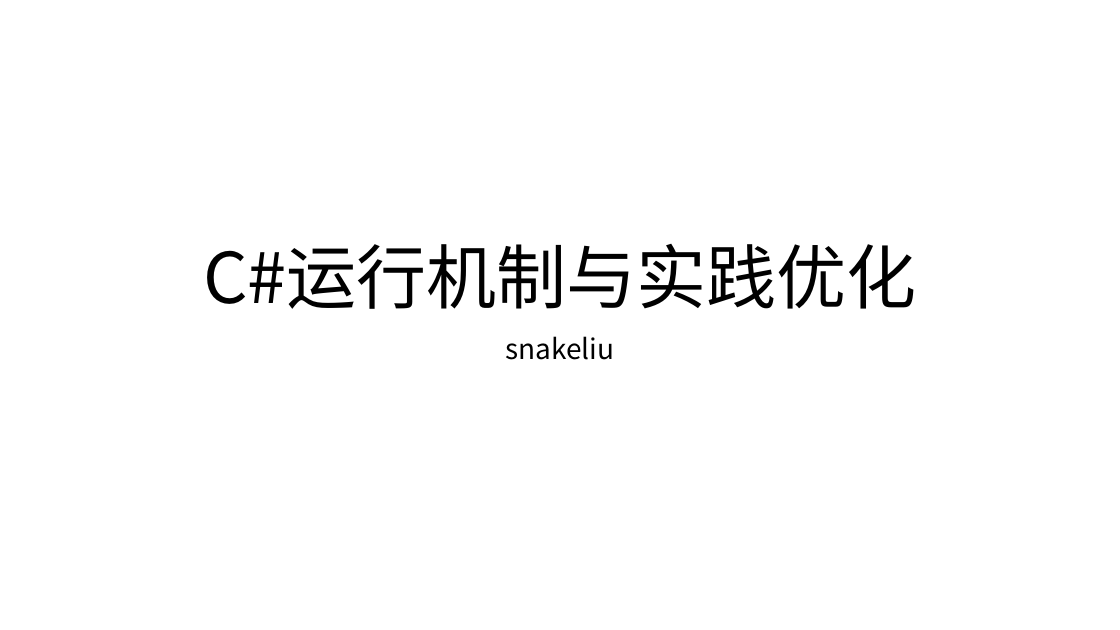
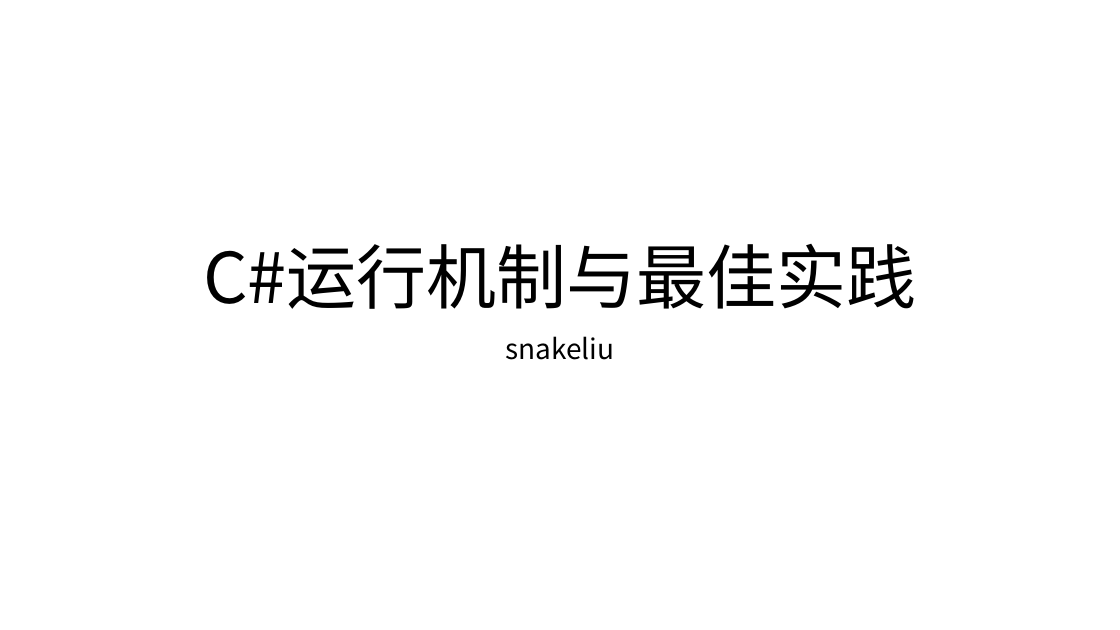
Before and after one commit to snakealpha/DotNetSession, a slide deck: slide 1 of pptx.pptx.pptx. Drawn at 1120x630 pixels with LibreOffice and Linux fonts; fonts in the diff are those of the drawing. Boxes give left, top, right and bottom in pixels: in the first picture for what was removed or moved away, otherwise in the second. Text is boxed around its words. In the diff, an @@ line names an element or a change of style, - is before the commit and + after.

```diff
--- a/pptx.pptx.pptx
+++ b/pptx.pptx.pptx
@@ title at [203, 244, 917, 309]: text changed @@
-C#运行机制与实践优化
+C#运行机制与最佳实践
```
Also in this commit, not shown: 5 other slides changed, 1 slide added.
